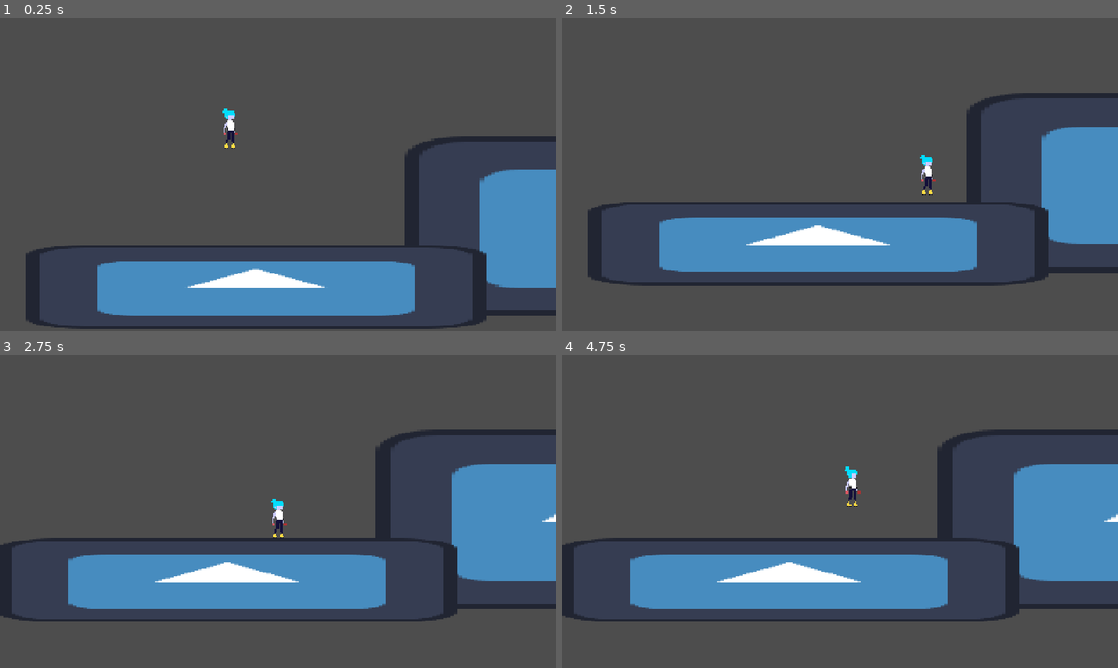
Above: before the commit, frames 1-4 (two rows, left to right).
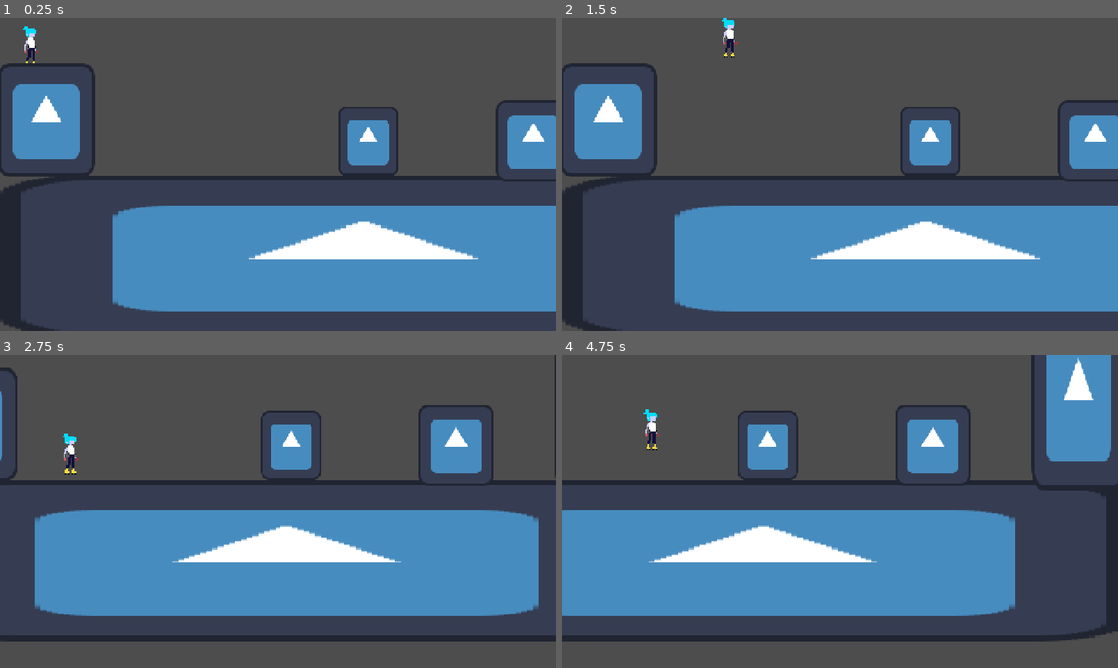
Above: after the commit, the same moments.

Repository: endermn/gameJAM
Game: Godot game, scene res://game_scene.tscn
Two runs of this game, one before a commit and one after it. Both use one fixed random seed, a clock stepped at 60 frames per second and the inputs below. The engine's default icon, where the game draws it, is replaced by a stand-in: a white triangle on a blue panel in a dark square.
Inputs:
- Up to frame 1 (0.25 s): no input
- Up to frame 2 (1.5 s): hold D (move_right) from 0.53 s (still down); tap Shift (dash) at 0.6, 1.35 s; tap Space (jump) at 0.77 s
- Up to frame 3 (2.75 s): tap Space (jump) at 1.52 s; release D (move_right) at 2.03 s; hold A (move_left) from 2.03 s (still down); tap Shift (dash) at 2.1 s
- Up to frame 4 (4.75 s): release A (move_left) at 2.78 s; hold D (move_right) 2.78-4.28 s; tap Shift (dash) at 2.85, 3.6, 4.35 s; tap Space (jump) at 3.02, 3.77, 4.52 s; hold A (move_left) from 4.28 s (still down)

The runs differ from the first frame. In frame 1, 31% of the frame differs, in the area x 0-100%, y 2-100%; in frame 2, 33%; in frame 3, 31%; in frame 4, 39%, in the area x 0-100%, y 0-92%.

Commit message:
doiahjsidopa

Diff:
--- a/game_scene.tscn
+++ b/game_scene.tscn
@@ -4,20 +4,6 @@
 [ext_resource type="Resource" uid="uid://c5nnkrjtu50cg" path="res://PlayerData.tres" id="2_mixcd"]
 [ext_resource type="Texture2D" uid="uid://sygqvnm44xm6" path="res://icon.svg" id="2_v1wow"]
 [ext_resource type="Texture2D" uid="uid://cmnnlu4gqlc7o" path="res://assets/Machina_Idle_Sway.png" id="4_mixcd"]
-
-[sub_resource type="RectangleShape2D" id="RectangleShape2D_soinu"]
-size = Vector2(384.5, 66)
-
-[sub_resource type="SpriteFrames" id="SpriteFrames_penkd"]
-animations = [{
-"frames": [{
-"duration": 1.0,
-"texture": ExtResource("2_v1wow")
-}],
-"loop": 1,
-"name": &"default",
-"speed": 5.0
-}]
 
 [sub_resource type="AtlasTexture" id="AtlasTexture_mj2jn"]
 atlas = ExtResource("4_mixcd")
@@ -44,34 +30,33 @@
 [sub_resource type="RectangleShape2D" id="RectangleShape2D_penkd"]
 size = Vector2(13, 31.999992)
 
+[sub_resource type="SpriteFrames" id="SpriteFrames_soinu"]
+animations = [{
+"frames": [{
+"duration": 1.0,
+"texture": ExtResource("2_v1wow")
+}],
+"loop": 1,
+"name": &"default",
+"speed": 5.0
+}]
+
 [node name="Node2D" type="Node2D" unique_id=1355961116]
 
-[node name="StaticBody2D2" type="StaticBody2D" parent="." unique_id=1394398365]
-position = Vector2(-30, 152)
-
-[node name="CollisionShape2D" type="CollisionShape2D" parent="StaticBody2D2" unique_id=1459535237]
-position = Vector2(332, -104)
-shape = SubResource("RectangleShape2D_soinu")
-
-[node name="AnimatedSprite2D" type="AnimatedSprite2D" parent="StaticBody2D2" unique_id=726980828]
-position = Vector2(348, -107.5)
-scale = Vector2(3.2656252, 1.2109375)
-sprite_frames = SubResource("SpriteFrames_penkd")
-
-[node name="CharacterBody2D" type="CharacterBody2D" parent="." unique_id=1897136791]
+[node name="Player" type="CharacterBody2D" parent="." unique_id=1897136791]
 script = ExtResource("1_po0ka")
 CharacterMovement = ExtResource("2_mixcd")
 
-[node name="AnimatedSprite2D" type="AnimatedSprite2D" parent="CharacterBody2D" unique_id=2084181287]
-position = Vector2(-41.5, -62.500004)
+[node name="AnimatedSprite2D" type="AnimatedSprite2D" parent="Player" unique_id=2084181287]
+position = Vector2(-213.5, -116.5)
 scale = Vector2(1.15625, 1.1562495)
 sprite_frames = SubResource("SpriteFrames_wj57k")
 
-[node name="CollisionShape2D" type="CollisionShape2D" parent="CharacterBody2D" unique_id=1524645715]
-position = Vector2(-41.5, -60.000004)
+[node name="CollisionShape2D" type="CollisionShape2D" parent="Player" unique_id=1524645715]
+position = Vector2(-213.5, -114)
 shape = SubResource("RectangleShape2D_penkd")
 
-[node name="Camera2D" type="Camera2D" parent="CharacterBody2D" unique_id=1726395647]
+[node name="Camera2D" type="Camera2D" parent="Player" unique_id=1726395647]
 drag_horizontal_enabled = true
 drag_vertical_enabled = true
 drag_left_margin = 0.5
@@ -82,11 +67,30 @@
 [node name="StaticBody2D" type="StaticBody2D" parent="." unique_id=481126356]
 position = Vector2(-15, 76)
 
-[node name="CollisionShape2D" type="CollisionShape2D" parent="StaticBody2D" unique_id=1125628114]
-position = Vector2(-38.75, 18)
-shape = SubResource("RectangleShape2D_soinu")
+[node name="CollisionPolygon2D" type="CollisionPolygon2D" parent="StaticBody2D" unique_id=963725822]
+polygon = PackedVector2Array(-224, -76, -225, -168, -149, -171, -149, -81, -4, -78, 69, -80, 68, -134, 118, -134, 120, -77, 206, -77, 206, -143, 266, -140, 265, -78, 324, -80, 319, -221, 400, -229, 406, 72, -231, 59)
 
-[node name="AnimatedSprite2D" type="AnimatedSprite2D" parent="StaticBody2D" unique_id=1768222061]
-position = Vector2(-4.0000305, 21)
-scale = Vector2(3.1093752, 0.5625)
-sprite_frames = SubResource("SpriteFrames_penkd")
+[node name="AnimatedSprite2D" type="AnimatedSprite2D" parent="StaticBody2D" unique_id=553771171]
+position = Vector2(89, -5.499997)
+scale = Vector2(4.9375, 1.0859375)
+sprite_frames = SubResource("SpriteFrames_soinu")
+
+[node name="AnimatedSprite2D" type="AnimatedSprite2D" parent="StaticBody2D/AnimatedSprite2D" unique_id=541632391]
+position = Vector2(-55.49368, -108.20145)
+scale = Vector2(0.13244174, 0.7066331)
+sprite_frames = SubResource("SpriteFrames_soinu")
+
+[node name="AnimatedSprite2D" type="AnimatedSprite2D" parent="StaticBody2D/AnimatedSprite2D/AnimatedSprite2D" unique_id=121735814]
+position = Vector2(835.2998, -29.77967)
+scale = Vector2(0.97419184, 1.6259438)
+sprite_frames = SubResource("SpriteFrames_soinu")
+
+[node name="AnimatedSprite2D" type="AnimatedSprite2D" parent="StaticBody2D/AnimatedSprite2D/AnimatedSprite2D/AnimatedSprite2D" unique_id=1590684311]
+position = Vector2(-421.04498, 32.97561)
+scale = Vector2(0.6377006, 0.37204704)
+sprite_frames = SubResource("SpriteFrames_soinu")
+
+[node name="AnimatedSprite2D" type="AnimatedSprite2D" parent="StaticBody2D/AnimatedSprite2D/AnimatedSprite2D/AnimatedSprite2D/AnimatedSprite2D" unique_id=1384205276]
+position = Vector2(350.76926, -0.6277437)
+scale = Vector2(1.25, 1.17811)
+sprite_frames = SubResource("SpriteFrames_soinu")
